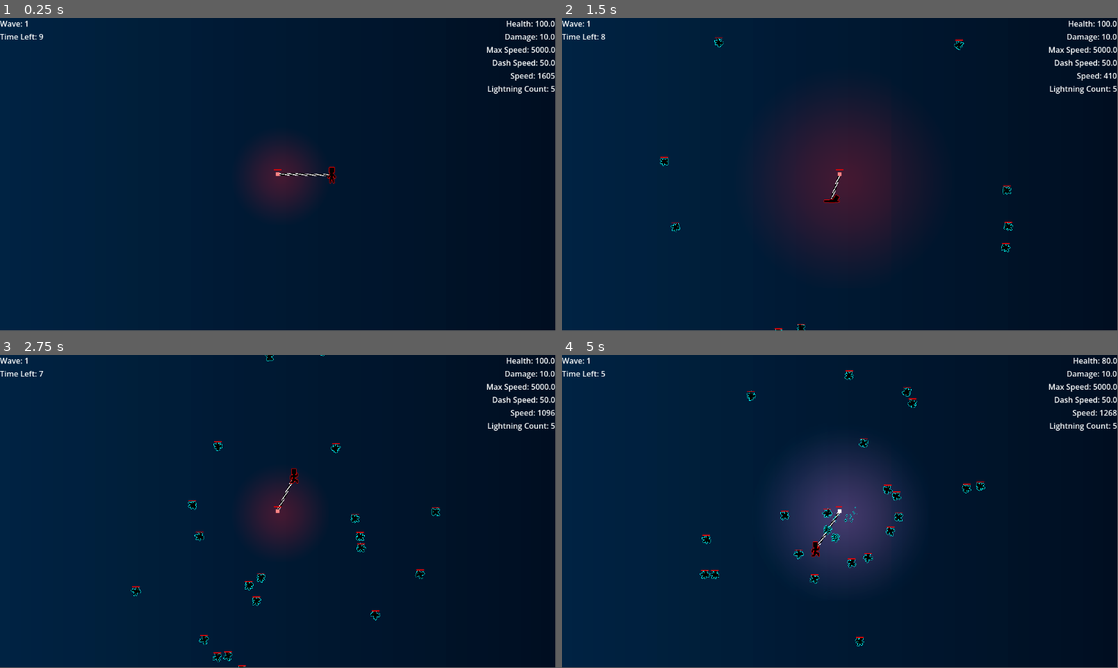
Above: before the commit, frames 1-4 (two rows, left to right).
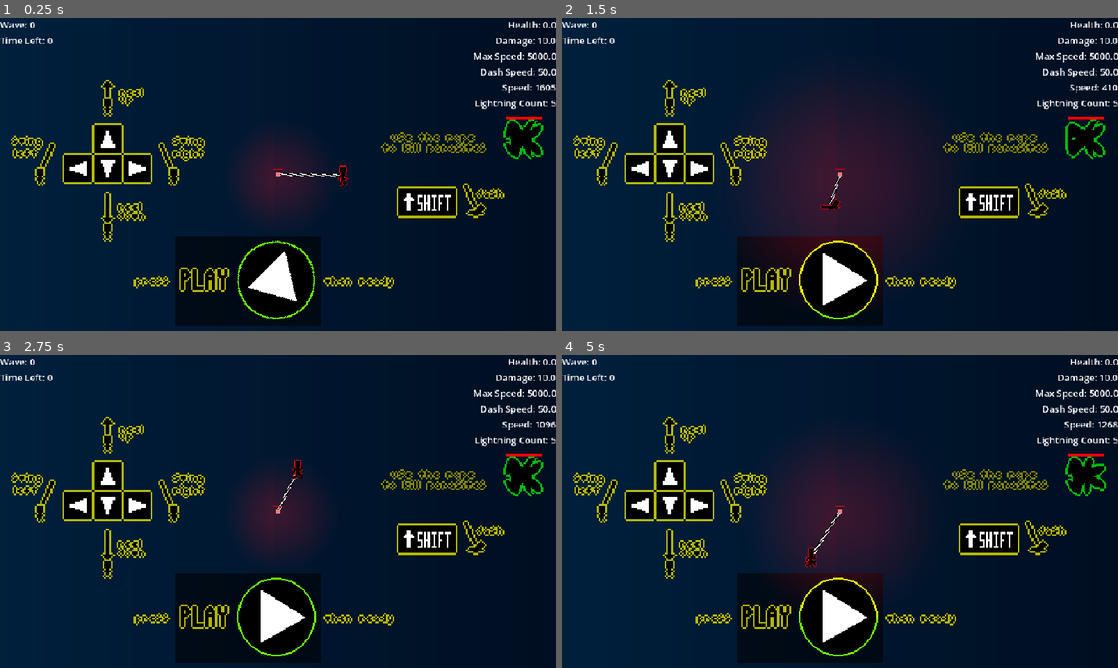
Above: after the commit, the same moments.

Repository: Blulow/majorjam
Game: Godot game, scene res://scenes/game/start.tscn
The game is run twice, just before and just after one commit, with the same random seed, the same clock (stepped at 60 frames per second) and the same inputs. Before the commit the project starts from res://scenes/game/game.tscn.
Inputs (mouse positions are in pixels of both pictures, inside the frame that each line leads up to):
- Up to frame 1 (0.25 s): no input
- Up to frame 2 (1.5 s): click (840, 280) at 0.52 s; move the mouse to (962, 158) at 1.27 s; hold Right (right) from 1.28 s (still down); hold Up (up) from 1.28 s (still down); tap Shift (dash) at 1.35 s; click (962, 158) at 1.42 s
- Up to frame 3 (2.75 s): keep holding Right (right); move the mouse to (166, 527) at 2.02 s; release Up (up) at 2.03 s; tap Up (up) at 2.1, 2.27, 2.57 s; tap Shift (dash) at 2.3 s
- Up to frame 4 (5 s): move the mouse to (895, 442) at 2.77 s; release Right (right) at 2.78 s; hold Left (left) 2.78-3.53 s; hold Up (up) 2.78-3.53 s; tap Shift (dash) at 2.85, 3.6 s; move the mouse to (812, 574) at 3.52 s; hold Right (right) from 3.53 s (still down); click (812, 574) at 3.67 s; tap Up (up) at 3.77, 4.07 s; move the mouse to (1006, 558) at 4.27 s; hold Up (up) from 4.28 s (still down)
In our replay, the window is 799x449 before the commit and 800x450 after it. These sizes can differ from the game's own. Grey fills any space a smaller window leaves; there, only what the larger window draws over its background counts as a difference.

The runs differ from the first frame. In frame 1, 16% of the frame differs, in the area x 0-100%, y 0-100%; in frame 2, 16%; in frame 3, 17%; in frame 4, 23%.

Commit message:
add: start scene and uis

Diff:
--- a/assets/shaders/edge_glow.gdshader
+++ b/assets/shaders/edge_glow.gdshader
@@ -3,19 +3,24 @@
 instance uniform vec4 glow_color: source_color = vec4(1.0, 0.3, 0.0, 1.0);
 instance uniform float border_thickness: hint_range(0.0, 10.0) = 2.0;
 instance uniform float glow_intensity: hint_range(0.0, 10.0) = 3.0;
+instance uniform float alpha: hint_range(0.0, 1.0, 0.1) = 1.0;
 
 void fragment() {
 	vec4 current_color = texture(TEXTURE, UV);
 	vec2 size = TEXTURE_PIXEL_SIZE * border_thickness;
 
-	float alpha = current_color.a;
-	alpha += texture(TEXTURE, UV + vec2(0.0, size.y)).a;
-	alpha += texture(TEXTURE, UV - vec2(0.0, size.y)).a;
-	alpha += texture(TEXTURE, UV + vec2(size.x, 0)).a;
-	alpha += texture(TEXTURE, UV - vec2(size.x, 0)).a;
+	float alpha_sample = current_color.a;
+	alpha_sample += texture(TEXTURE, UV + vec2(0.0, size.y)).a;
+	alpha_sample += texture(TEXTURE, UV - vec2(0.0, size.y)).a;
+	alpha_sample += texture(TEXTURE, UV + vec2(size.x, 0)).a;
+	alpha_sample += texture(TEXTURE, UV - vec2(size.x, 0)).a;
 
-	if (current_color.a == 0.0 && alpha > 0.0) {
+	vec4 final_color;
+
+	if (current_color.a == 0.0 && alpha_sample > 0.0) {
+		//COLOR = glow_color * glow_intensity;
 		COLOR = glow_color * glow_intensity;
+		COLOR.a = alpha;
 	} else {
 		COLOR = current_color;
 	}
--- a/project.godot
+++ b/project.godot
@@ -11,13 +11,20 @@
 [application]
 
 config/name="MajorJam"
-run/main_scene="uid://bxuaaxvxuv5cv"
+run/main_scene="uid://bdkapwpvsr0r2"
 config/features=PackedStringArray("4.6", "Forward Plus")
 config/icon="res://icon.svg"
 
 [autoload]
 
 PlayerStats="*uid://d0sxru27w1qe6"
+
+[display]
+
+window/size/viewport_width=960
+window/size/viewport_height=540
+window/stretch/mode="canvas_items"
+window/stretch/aspect="expand"
 
 [global_group]
 
@@ -71,3 +78,4 @@
 
 textures/canvas_textures/default_texture_filter=0
 rendering_device/driver.windows="d3d12"
+environment/defaults/default_clear_color=Color(0, 0, 0, 1)
--- a/scenes/game/game.tscn
+++ b/scenes/game/game.tscn
@@ -36,6 +36,12 @@
 [ext_resource type="Resource" uid="uid://cew1aw0uhnd3i" path="res://assets/resources/build_cards/lightning.tres" id="22_37s47"]
 [ext_resource type="Script" uid="uid://tu3rlu0tc37u" path="res://scripts/game/player_stats_updater.gd" id="23_bt5mj"]
 
+[sub_resource type="Environment" id="Environment_v2yb1"]
+background_mode = 3
+glow_enabled = true
+glow_intensity = 0.88
+glow_strength = 1.72
+
 [sub_resource type="Gradient" id="Gradient_v2yb1"]
 colors = PackedColorArray(0.028930664, 0.17094707, 0.30859375, 1, 0.0134887695, 0.06848955, 0.1328125, 1)
 
@@ -82,16 +88,13 @@
 fill_from = Vector2(0.526087, 0.526087)
 fill_to = Vector2(0.90434784, 0.14782609)
 
-[sub_resource type="Environment" id="Environment_v2yb1"]
-background_mode = 3
-glow_enabled = true
-glow_intensity = 0.88
-glow_strength = 1.72
-
 [node name="Game" type="Node2D" unique_id=1213886240]
 
 [node name="Camera2D" type="Camera2D" parent="." unique_id=3078971]
 zoom = Vector2(0.5, 0.5)
+
+[node name="WorldEnvironment" type="WorldEnvironment" parent="." unique_id=896123048]
+environment = SubResource("Environment_v2yb1")
 
 [node name="ParallaxBackground" type="ParallaxBackground" parent="." unique_id=1788903923]
 layer = -1
@@ -108,10 +111,11 @@
 rope = NodePath("../Arena/Rope")
 player = NodePath("../Arena/Player")
 
-[node name="CanvasLayer" type="CanvasLayer" parent="." unique_id=1201282571 node_paths=PackedStringArray("wave_manager", "anchor", "player")]
+[node name="CanvasLayer" type="CanvasLayer" parent="." unique_id=1201282571 node_paths=PackedStringArray("wave_manager", "anchor", "rope", "player")]
 script = ExtResource("11_kvpfn")
 wave_manager = NodePath("../WaveManager")
 anchor = NodePath("../Arena/Anchor")
+rope = NodePath("../Arena/Rope")
 player = NodePath("../Arena/Player")
 
 [node name="Stats" type="VBoxContainer" parent="CanvasLayer" unique_id=1859601827]
@@ -248,7 +252,4 @@
 registered_build_cards = Array[ExtResource("16_ssvqc")]([ExtResource("17_264po"), ExtResource("18_1kice"), ExtResource("20_5newe"), ExtResource("21_37s47"), ExtResource("22_37s47")])
 card_count = 3
 
-[node name="WorldEnvironment" type="WorldEnvironment" parent="." unique_id=896123048]
-environment = SubResource("Environment_v2yb1")
-
 [connection signal="hit" from="Arena/Anchor" to="Arena/Anchor/AnchorLight" method="_on_anchor_hit"]
--- /dev/null
+++ b/scenes/game/start.tscn
@@ -0,0 +1,466 @@
+[gd_scene format=3 uid="uid://bdkapwpvsr0r2"]
+
+[ext_resource type="Script" uid="uid://ddx3257dph5nn" path="res://scripts/ui/game_menu.gd" id="1_ex6di"]
+[ext_resource type="Texture2D" uid="uid://dm7m4b07fdb1t" path="res://assets/images/ui/keybinds_guide1.png" id="3_ex6di"]
+[ext_resource type="Texture2D" uid="uid://b7mrg3r6wteub" path="res://assets/images/ui/keybinds_guide2.png" id="4_7ndx4"]
+[ext_resource type="Texture2D" uid="uid://b2dm4oenpbdrn" path="res://assets/images/ui/message1.png" id="4_emvee"]
+[ext_resource type="PackedScene" uid="uid://d0qsxl5ra6nui" path="res://scenes/game/player.tscn" id="4_wtjof"]
+[ext_resource type="Shader" uid="uid://bkwuvynssdvkc" path="res://assets/shaders/edge_glow.gdshader" id="5_ffns3"]
+[ext_resource type="Texture2D" uid="uid://d3jnx3oetdbu1" path="res://assets/images/ui/message2.png" id="5_wtjof"]
+[ext_resource type="Texture2D" uid="uid://d2dlr33xjon6v" path="res://assets/images/ui/play.png" id="6_dmw7s"]
+[ext_resource type="Texture2D" uid="uid://ixogo4uabet7" path="res://assets/images/player/player_dash.png" id="6_myded"]
+[ext_resource type="Texture2D" uid="uid://cmeq2hb3kae2g" path="res://assets/images/enemies/enemy.png" id="6_wtjof"]
+[ext_resource type="Texture2D" uid="uid://dbv27qsql3mxk" path="res://assets/images/ui/play2.png" id="7_b5cym"]
+[ext_resource type="Texture2D" uid="uid://d2vmnorl60evo" path="res://assets/images/player/player_idle.png" id="7_tw6uv"]
+[ext_resource type="Texture2D" uid="uid://bjn27iqngc23i" path="res://assets/images/player/player_run.png" id="8_kj5nw"]
+[ext_resource type="PackedScene" uid="uid://bqqj4v0fa56nd" path="res://scenes/components/movement/rope_dash_movement.tscn" id="9_xaw65"]
+[ext_resource type="PackedScene" uid="uid://6p35ilxarqkx" path="res://scenes/components/movement/body_controller.tscn" id="10_dmw7s"]
+[ext_resource type="PackedScene" uid="uid://drnmq1qbgf1m6" path="res://scenes/components/movement/controlled_movement.tscn" id="11_b5cym"]
+[ext_resource type="PackedScene" uid="uid://boayvolsjwh44" path="res://scenes/components/movement/speed_limit.tscn" id="12_smf6k"]
+[ext_resource type="Script" uid="uid://ck3k2lind41v4" path="res://scripts/game/player/player_animator.gd" id="13_l78sk"]
+[ext_resource type="PackedScene" uid="uid://bv44pj8q4xpe3" path="res://scenes/game/rope.tscn" id="14_0qnm6"]
+[ext_resource type="PackedScene" uid="uid://bgmor4w06xkc5" path="res://scenes/game/anchor.tscn" id="15_fbgn1"]
+[ext_resource type="Script" uid="uid://bj2gq1lwt5wbw" path="res://scripts/game/anchor/anchor_light.gd" id="16_2wurs"]
+[ext_resource type="Script" uid="uid://cct6jxwkm20m" path="res://scripts/game/enemies/enemy.gd" id="19_tw6uv"]
+[ext_resource type="Texture2D" uid="uid://cp1ij1fi5ugid" path="res://assets/images/enemies/enemy_death.png" id="20_xaw65"]
+[ext_resource type="PackedScene" uid="uid://7dwakhglsfay" path="res://scenes/components/health/health.tscn" id="21_kj5nw"]
+[ext_resource type="PackedScene" uid="uid://db83kpteormgm" path="res://scenes/components/health/hurtbox.tscn" id="22_xaw65"]
+[ext_resource type="PackedScene" uid="uid://17dooe5napow" path="res://scenes/components/ui/health_bar.tscn" id="23_kj5nw"]
+
+[sub_resource type="Environment" id="Environment_v2yb1"]
+background_mode = 3
+glow_enabled = true
+glow_intensity = 0.88
+glow_strength = 1.72
+
+[sub_resource type="Animation" id="Animation_b5cym"]
+length = 0.001
+tracks/0/type = "value"
+tracks/0/imported = false
+tracks/0/enabled = true
+tracks/0/path = NodePath("Guide/Panel/TextureButton:rotation")
+tracks/0/interp = 1
+tracks/0/loop_wrap = true
+tracks/0/keys = {
+"times": PackedFloat32Array(0),
+"transitions": PackedFloat32Array(1),
+"update": 0,
+"values": [0.0]
+}
+
+[sub_resource type="Animation" id="Animation_smf6k"]
+resource_name = "start"
+tracks/0/type = "value"
+tracks/0/imported = false
+tracks/0/enabled = true
+tracks/0/path = NodePath("Guide/Panel/TextureButton:rotation")
+tracks/0/interp = 1
+tracks/0/loop_wrap = true
+tracks/0/keys = {
+"times": PackedFloat32Array(0, 1),
+"transitions": PackedFloat32Array(-2, 1),
+"update": 0,
+"values": [0.0, 6.283185307179586]
+}
+
+[sub_resource type="AnimationLibrary" id="AnimationLibrary_l78sk"]
+_data = {
+&"RESET": SubResource("Animation_b5cym"),
+&"start": SubResource("Animation_smf6k")
+}
+
+[sub_resource type="Gradient" id="Gradient_v2yb1"]
+colors = PackedColorArray(0.028930664, 0.17094707, 0.30859375, 1, 0.0134887695, 0.06848955, 0.1328125, 1)
+
+[sub_resource type="GradientTexture2D" id="GradientTexture2D_js0lu"]
+gradient = SubResource("Gradient_v2yb1")
+
+[sub_resource type="ShaderMaterial" id="ShaderMaterial_emvee"]
+shader = ExtResource("5_ffns3")
+
+[sub_resource type="ShaderMaterial" id="ShaderMaterial_0qnm6"]
+shader = ExtResource("5_ffns3")
+
+[sub_resource type="ShaderMaterial" id="ShaderMaterial_gxtfn"]
+shader = ExtResource("5_ffns3")
+
+[sub_resource type="SpriteFrames" id="SpriteFrames_gxtfn"]
+animations = [{
+"frames": [{
+"duration": 1.0,
+"texture": ExtResource("6_myded")
+}],
+"loop": true,
+"name": &"dash",
+"speed": 5.0
+}, {
+"frames": [{
+"duration": 1.0,
+"texture": ExtResource("7_tw6uv")
+}],
+"loop": true,
+"name": &"idle",
+"speed": 5.0
+}, {
+"frames": [{
+"duration": 1.0,
+"texture": ExtResource("8_kj5nw")
+}],
+"loop": true,
+"name": &"run",
+"speed": 5.0
+}]
+
+[sub_resource type="Gradient" id="Gradient_gxtfn"]
+interpolation_mode = 2
+colors = PackedColorArray(1, 1, 1, 1, 0, 0, 0, 1)
+
+[sub_resource type="GradientTexture2D" id="GradientTexture2D_twgab"]
+gradient = SubResource("Gradient_gxtfn")
+fill = 1
+fill_from = Vector2(0.526087, 0.526087)
+fill_to = Vector2(0.90434784, 0.14782609)
+
+[sub_resource type="ShaderMaterial" id="ShaderMaterial_ffns3"]
+shader = ExtResource("5_ffns3")
+
+[sub_resource type="AtlasTexture" id="AtlasTexture_dmw7s"]
+atlas = ExtResource("20_xaw65")
+region = Rect2(0, 0, 36, 36)
+
+[sub_resource type="AtlasTexture" id="AtlasTexture_b5cym"]
+atlas = ExtResource("20_xaw65")
+region = Rect2(36, 0, 36, 36)
+
+[sub_resource type="AtlasTexture" id="AtlasTexture_smf6k"]
+atlas = ExtResource("20_xaw65")
+region = Rect2(72, 0, 36, 36)
+
+[sub_resource type="AtlasTexture" id="AtlasTexture_l78sk"]
+atlas = ExtResource("20_xaw65")
+region = Rect2(108, 0, 36, 36)
+
+[sub_resource type="AtlasTexture" id="AtlasTexture_myded"]
+atlas = ExtResource("6_wtjof")
+region = Rect2(0, 0, 36, 36)
+
+[sub_resource type="AtlasTexture" id="AtlasTexture_tw6uv"]
+atlas = ExtResource("6_wtjof")
+region = Rect2(36, 0, 36, 36)
+
+[sub_resource type="AtlasTexture" id="AtlasTexture_kj5nw"]
+atlas = ExtResource("6_wtjof")
+region = Rect2(72, 0, 36, 36)
+
+[sub_resource type="AtlasTexture" id="AtlasTexture_xaw65"]
+atlas = ExtResource("6_wtjof")
+region = Rect2(108, 0, 36, 36)
+
+[sub_resource type="SpriteFrames" id="SpriteFrames_dmw7s"]
+animations = [{
+"frames": [{
+"duration": 1.0,
+"texture": SubResource("AtlasTexture_dmw7s")
+}, {
+"duration": 1.0,
+"texture": SubResource("AtlasTexture_b5cym")
+}, {
+"duration": 1.0,
+"texture": SubResource("AtlasTexture_smf6k")
+}, {
+"duration": 1.0,
+"texture": SubResource("AtlasTexture_l78sk")
+}],
+"loop": false,
+"name": &"death",
+"speed": 5.0
+}, {
+"frames": [{
+"duration": 1.0,
+"texture": SubResource("AtlasTexture_myded")
+}, {
+"duration": 1.0,
+"texture": SubResource("AtlasTexture_tw6uv")
+}, {
+"duration": 1.0,
+"texture": SubResource("AtlasTexture_kj5nw")
+}, {
+"duration": 1.0,
+"texture": SubResource("AtlasTexture_xaw65")
+}],
+"loop": true,
+"name": &"default",
+"speed": 5.0
+}]
+
+[sub_resource type="RectangleShape2D" id="RectangleShape2D_xaw65"]
+size = Vector2(32, 32)
+
+[node name="Game" type="Node2D" unique_id=1213886240]
+
+[node name="Camera2D" type="Camera2D" parent="." unique_id=3078971]
+zoom = Vector2(0.5, 0.5)
+
+[node name="WorldEnvironment" type="WorldEnvironment" parent="." unique_id=896123048]
+environment = SubResource("Environment_v2yb1")
+
+[node name="AnimationPlayer" type="AnimationPlayer" parent="." unique_id=771240105]
+libraries/ = SubResource("AnimationLibrary_l78sk")
+autoplay = &"start"
+
+[node name="ParallaxBackground" type="ParallaxBackground" parent="." unique_id=1788903923]
+layer = -2
+
+[node name="TextureRect" type="TextureRect" parent="ParallaxBackground" unique_id=54093201]
+modulate = Color(0.84947944, 0.84947944, 0.84947944, 1)
+anchors_preset = 8
+anchor_left = 0.5
+anchor_top = 0.5
+anchor_right = 0.5
+anchor_bottom = 0.5
+offset_left = -690.0
+offset_top = -414.0
+offset_right = -626.0
+offset_bottom = -350.0
+grow_horizontal = 2
+grow_vertical = 2
+scale = Vector2(22.03125, 13.281251)
+texture = SubResource("GradientTexture2D_js0lu")
+
+[node name="Guide" type="CanvasLayer" parent="." unique_id=92814761]
+layer = -1
+
+[node name="KeybindsGuide" type="TextureRect" parent="Guide" unique_id=1539276212]
+material = SubResource("ShaderMaterial_emvee")
+instance_shader_parameters/alpha = 0.70000001043084
+instance_shader_parameters/border_thickness = 1.0000000475
+instance_shader_parameters/glow_color = Color(1, 0.3019608, 0, 1)
+instance_shader_parameters/glow_intensity = 6.854000325565
+offset_left = 18.0
+offset_top = 77.0
+offset_right = 130.0
+offset_bottom = 189.0
+scale = Vector2(3, 3)
+texture = ExtResource("3_ex6di")
+
+[node name="KeybindsGuide2" type="TextureRect" parent="Guide" unique_id=1816907452]
+material = SubResource("ShaderMaterial_emvee")
+instance_shader_parameters/alpha = 0.70000001043084
+instance_shader_parameters/border_thickness = 1.0000000475
+instance_shader_parameters/glow_intensity = 6.000000285
+offset_left = 685.0
+offset_top = 285.0
+offset_right = 747.0
+offset_bottom = 305.0
+scale = Vector2(3, 3)
+texture = ExtResource("4_7ndx4")
+
+[node name="MessageGuide" type="TextureRect" parent="Guide" unique_id=211973419]
+material = SubResource("ShaderMaterial_emvee")
+instance_shader_parameters/alpha = 0.5000000074506
+instance_shader_parameters/border_thickness = 1.0000000475
+instance_shader_parameters/glow_color = Color(1, 0.515625, 0, 1)
+instance_shader_parameters/glow_intensity = 6.000000285
+offset_left = 658.0
+offset_top = 197.0
+offset_right = 719.0
+offset_bottom = 209.0
+scale = Vector2(3, 3)
+texture = ExtResource("4_emvee")
+
+[node name="MessageGuide2" type="TextureRect" parent="Guide" unique_id=190797832]
+material = SubResource("ShaderMaterial_emvee")
+instance_shader_parameters/alpha = 0.70000001043084
+instance_shader_parameters/border_thickness = 1.0000000475
+instance_shader_parameters/glow_color = Color(0.3359375, 1, 0, 1)
+instance_shader_parameters/glow_intensity = 6.000000285
+offset_left = 231.0
+offset_top = 445.09872
+offset_right = 381.0
+offset_bottom = 452.09872
+scale = Vector2(3, 3)
+texture = ExtResource("5_wtjof")
+
+[node name="Panel" type="Panel" parent="Guide" unique_id=361376186]
+modulate = Color(0.3203125, 0.3203125, 0.3203125, 1)
+offset_left = 302.0
+offset_top = 377.0
+offset_right = 554.0
+offset_bottom = 531.0
+
+[node name="TextureButton" type="TextureButton" parent="Guide/Panel" unique_id=2094210322]
+modulate = Color(0.9217038, 0.9217038, 0.9217038, 1)
+material = SubResource("ShaderMaterial_0qnm6")
+instance_shader_parameters/glow_color = Color(0.14050013, 0.58456355, 0, 1)
+layout_mode = 1
+anchors_preset = 8
+anchor_left = 0.5
+anchor_top = 0.5
+anchor_right = 0.5
+anchor_bottom = 0.5
+offset_left = 7.0
+offset_top = -43.901314
+offset_right = 91.0
+offset_bottom = 40.098686
+grow_horizontal = 2
+grow_vertical = 2
+scale = Vector2(1.6213973, 1.6213973)
+pivot_offset = Vector2(42, 42)
+texture_normal = ExtResource("6_dmw7s")
+
+[node name="MessageGuide3" type="TextureRect" parent="Guide/Panel" unique_id=1765404291]
+material = SubResource("ShaderMaterial_emvee")
+instance_shader_parameters/alpha = 0.70000001043084
+instance_shader_parameters/border_thickness = 1.0000000475
+instance_shader_parameters/glow_color = Color(0.3359375, 1, 0, 1)
+instance_shader_parameters/glow_intensity = 6.000000285
+layout_mode = 0
+offset_left = 4.0
+offset_top = 51.098724
+offset_right = 35.0
+offset_bottom = 67.098724
+scale = Vector2(3, 3)
+texture = ExtResource("7_b5cym")
+
+[node name="CanvasLayer" type="CanvasLayer" parent="." unique_id=1201282571 node_paths=PackedStringArray("anchor", "rope", "player")]
+script = ExtResource("1_ex6di")
+anchor = NodePath("../Arena/Anchor")
+rope = NodePath("../Arena/Rope")
+player = NodePath("../Arena/Player")
+
+[node name="Stats" type="VBoxContainer" parent="CanvasLayer" unique_id=1859601827]
+anchors_preset = 1
+anchor_left = 1.0
+anchor_right = 1.0
+offset_left = -109.0
+offset_bottom = 50.0
+grow_horizontal = 0
+
+[node name="HealthLabel" type="Label" parent="CanvasLayer/Stats" unique_id=462564084]
+layout_mode = 2
+text = "Health: 9999"
+horizontal_alignment = 2
+
+[node name="DamageLabel" type="Label" parent="CanvasLayer/Stats" unique_id=1844383330]
+layout_mode = 2
+text = "Damage: 9999"
+horizontal_alignment = 2
+
+[node name="MaxSpeedLabel" type="Label" parent="CanvasLayer/Stats" unique_id=845199681]
+layout_mode = 2
+text = "Max Speed: 9999"
+horizontal_alignment = 2
+
+[node name="DashSpeedLabel" type="Label" parent="CanvasLayer/Stats" unique_id=520772710]
+layout_mode = 2
+text = "Dash Speed: 9999"
+horizontal_alignment = 2
+
+[node name="SpeedLabel" type="Label" parent="CanvasLayer/Stats" unique_id=780222820]
+layout_mode = 2
+text = "Dash Speed: 9999"
+horizontal_alignment = 2
+
+[node name="LightningCountLabel" type="Label" parent="CanvasLayer/Stats" unique_id=711434102]
+layout_mode = 2
+text = "Lightning Count: 9999"
+horizontal_alignment = 2
+
+[node name="WaveStats" type="VBoxContainer" parent="CanvasLayer" unique_id=1679928384]
+offset_right = 88.0
+offset_bottom = 50.0
+
+[node name="WaveLabel" type="Label" parent="CanvasLayer/WaveStats" unique_id=1563016323]
+layout_mode = 2
+text = "Wave: 9999"
+
+[node name="TimeLabel" type="Label" parent="CanvasLayer/WaveStats" unique_id=1281204184]
+layout_mode = 2
+text = "Time Left: 9999"
+
+[node name="Arena" type="Node2D" parent="." unique_id=1321402845]
+process_mode = 1
+
+[node name="Player" parent="Arena" unique_id=477849407 instance=ExtResource("4_wtjof")]
+z_index = 1
+position = Vector2(570, -71)
+
+[node name="AnimatedSprite2D" type="AnimatedSprite2D" parent="Arena/Player" unique_id=825846924]
+material = SubResource("ShaderMaterial_gxtfn")
+instance_shader_parameters/border_thickness = 2.000000095
+instance_shader_parameters/glow_color = Color(1, 0, 0, 1)
+instance_shader_parameters/glow_intensity = 4.1110001952725
+position = Vector2(0, -3.814697e-06)
+scale = Vector2(1.0000025, 1)
+sprite_frames = SubResource("SpriteFrames_gxtfn")
+animation = &"idle"
+autoplay = "idle"
+
+[node name="RopeDashMovement" parent="Arena/Player" unique_id=1115222186 node_paths=PackedStringArray("rope", "body_controller") instance=ExtResource("9_xaw65")]
+rope = NodePath("../../Rope")
+body_controller = NodePath("../BodyController")
+
+[node name="BodyController" parent="Arena/Player" unique_id=22720870 node_paths=PackedStringArray("body") instance=ExtResource("10_dmw7s")]
+body = NodePath("..")
+
+[node name="ControlledMovement" parent="Arena/Player" unique_id=935498531 node_paths=PackedStringArray("body", "body_controller") instance=ExtResource("11_b5cym")]
+body = NodePath("..")
+body_controller = NodePath("../BodyController")
+
+[node name="SpeedLimit" parent="Arena/Player" unique_id=235116759 node_paths=PackedStringArray("body_controller") instance=ExtResource("12_smf6k")]
+max_speed = 5000.0
+body_controller = NodePath("../BodyController")
+
+[node name="PlayerAnimator" type="Node2D" parent="Arena/Player" unique_id=1766996153 node_paths=PackedStringArray("sprite", "body_controller", "rope_dash_movement")]
+script = ExtResource("13_l78sk")
+sprite = NodePath("../AnimatedSprite2D")
+body_controller = NodePath("../BodyController")
+rope_dash_movement = NodePath("../RopeDashMovement")
+
+[node name="Rope" parent="Arena" unique_id=1075735704 node_paths=PackedStringArray("obj1", "obj2", "arena") instance=ExtResource("14_0qnm6")]
+obj1 = NodePath("../Player")
+obj2 = NodePath("../Anchor/RopeEnd")
+arena = NodePath("..")
+
+[node name="Anchor" parent="Arena" unique_id=2015515689 instance=ExtResource("15_fbgn1")]
+
+[node name="RopeEnd" type="RigidBody2D" parent="Arena/Anchor" unique_id=157808127]
+gravity_scale = 0.0
+
+[node name="AnchorLight" type="PointLight2D" parent="Arena/Anchor" unique_id=273963968]
+position = Vector2(1.9999995, 2.3841858e-07)
+scale = Vector2(5, 5)
+color = Color(1, 0, 0, 1)
+energy = 12.36
+range_layer_min = -2
+texture = SubResource("GradientTexture2D_twgab")
+script = ExtResource("16_2wurs")
+
+[node name="SampleEnemy" type="CharacterBody2D" parent="Arena" unique_id=2125225629 node_paths=PackedStringArray("sprite")]
+position = Vector2(848.99994, -122.99999)
+scale = Vector2(3.9248672, 3.9248672)
+script = ExtResource("19_tw6uv")
+sprite = NodePath("AnimatedSprite2D")
+
+[node name="AnimatedSprite2D" type="AnimatedSprite2D" parent="Arena/SampleEnemy" unique_id=726241207]
+material = SubResource("ShaderMaterial_ffns3")
+instance_shader_parameters/alpha = 0.70000001043084
+instance_shader_parameters/glow_color = Color(0, 1, 0.015625, 1)
+sprite_frames = SubResource("SpriteFrames_dmw7s")
+animation = &"death"
+autoplay = "default"
+
+[node name="Health" parent="Arena/SampleEnemy" unique_id=509010372 instance=ExtResource("21_kj5nw")]
+
+[node name="Hurtbox" parent="Arena/SampleEnemy" unique_id=941001317 node_paths=PackedStringArray("health") instance=ExtResource("22_xaw65")]
+health = NodePath("../Health")
+
+[node name="CollisionShape2D" type="CollisionShape2D" parent="Arena/SampleEnemy/Hurtbox" unique_id=1274770401]
+scale = Vector2(0.9999999, 1)
+shape = SubResource("RectangleShape2D_xaw65")
+
+[node name="HealthBar" parent="Arena/SampleEnemy" unique_id=2015454371 node_paths=PackedStringArray("health") instance=ExtResource("23_kj5nw")]
+health = NodePath("../Health")
+
+[connection signal="hit" from="Arena/Anchor" to="Arena/Anchor/AnchorLight" method="_on_anchor_hit"]
+[connection signal="died" from="Arena/SampleEnemy/Health" to="Arena/SampleEnemy" method="_on_health_died"]
--- a/scripts/game/anchor/anchor.gd
+++ b/scripts/game/anchor/anchor.gd
@@ -11,5 +11,4 @@
 	queue_free()
 
 func _on_health_hit() -> void:
-	print("e")
 	hit.emit()
--- a/scripts/game/rope/rope.gd
+++ b/scripts/game/rope/rope.gd
@@ -15,9 +15,11 @@
 	context.enemy = area.get_parent()
 	context.arena = arena
 	context.rope = self
-	build_applier.on_hit(context)
+	if build_applier:
+		build_applier.on_hit(context)
 
 func _process(delta: float) -> void:
 	var context: CombatContext = CombatContext.new()
 	context.delta = delta
-	build_applier.on_tick(context)
+	if build_applier:
+		build_applier.on_tick(context)
--- a/scripts/movement/controlled_movement.gd
+++ b/scripts/movement/controlled_movement.gd
@@ -10,9 +10,6 @@
 var speed: float = SPEED
 
 func _physics_process(delta: float) -> void:
-	if Input.is_action_just_pressed("jump") and body.is_on_floor():
-		body_controller.internal_vel.y = JUMP_VELOCITY
-
 	var direction := Input.get_axis("left", "right")
 	if direction:
 		body_controller.internal_vel.x = direction * speed
--- a/scripts/ui/game_menu.gd
+++ b/scripts/ui/game_menu.gd
@@ -2,6 +2,7 @@
 
 @export var wave_manager: WaveManager
 @export var anchor: Anchor
+@export var rope: Rope
 @export var player: CharacterBody2D
 
 @onready var health_label: Label = $Stats/HealthLabel
@@ -14,8 +15,17 @@
 @onready var time_label: Label = $WaveStats/TimeLabel
 
 func _ready() -> void:
-	wave_manager.wave_start.connect(_on_wave_start)
-	anchor.hit.connect(_on_hit)
+	if wave_manager:
+		wave_manager.wave_start.connect(_on_wave_start)
+		anchor.hit.connect(_on_hit)
+	else:
+		wave_label.text = "Wave: 0"
+		time_label.text = "Time Left: 0"
+		health_label.text = "Health: " + str(anchor.get_node("Health").health)
+		damage_label.text = "Damage: " + str(rope.get_node("Hitbox").damage_amount)
+		max_speed_label.text = "Max Speed: " + str(player.get_node("SpeedLimit").max_speed)
+		dash_speed_label.text = "Dash Speed: " + str(player.get_node("RopeDashMovement").rope_dash_speed)
+		lightning_count_label.text = "Lightning Count: " + str(PlayerStats.LIGHTNING_COUNT)
 
 func _on_wave_start(wave_n: int):
 	wave_label.text = "Wave: " + str(PlayerStats.WAVE_N)
@@ -30,4 +40,5 @@
 
 func _process(delta: float) -> void:
 	speed_label.text = "Speed: " + str(int(player.velocity.length()))
-	time_label.text = "Time Left: " + str(int(wave_manager.duration_timer))
+	if wave_manager:
+		time_label.text = "Time Left: " + str(int(wave_manager.duration_timer))
Binary file added: assets/images/ui/keybinds_guide1.png
Not shown, added: assets/images/ui/keybinds_guide1.png.import
Binary file added: assets/images/ui/keybinds_guide2.png
Not shown, added: assets/images/ui/keybinds_guide2.png.import
Binary file added: assets/images/ui/message1.png
Not shown, added: assets/images/ui/message1.png.import
Binary file added: assets/images/ui/message2.png
Not shown, added: assets/images/ui/message2.png.import
Binary file added: assets/images/ui/play.png
Not shown, added: assets/images/ui/play.png.import
Binary file added: assets/images/ui/play2.png
Not shown, added: assets/images/ui/play2.png.import
